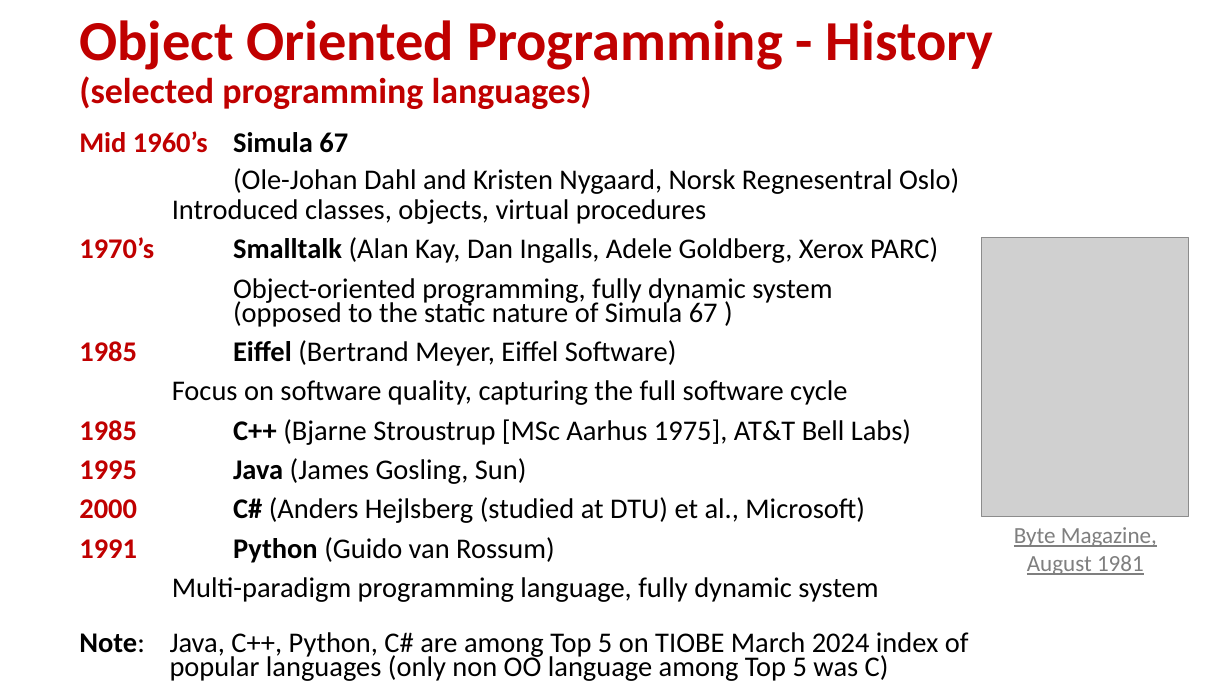
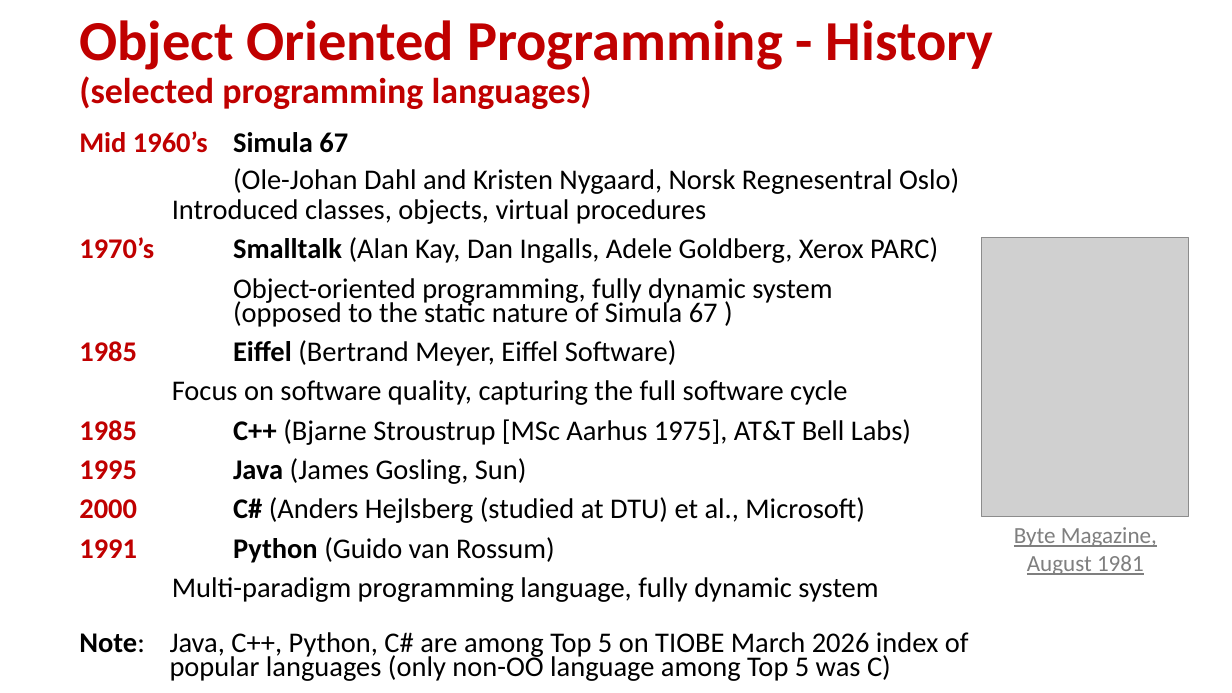
Before and after one commit to gsbrodal/gsbrodal.github.io, a slide deck: slide 3 of ipsa/slides/classes.pptx. Drawn at 1232x693 pixels with LibreOffice and Linux fonts; fonts in the diff are those of the drawing; grey boxes stand for pictures. Boxes give left, top, right and bottom in pixels: in the first picture for what was removed or moved away, otherwise in the second. Text is boxed around its words. In the diff, an @@ line names an element or a change of style, - is before the commit and + after.

```diff
--- a/ipsa/slides/classes.pptx
+++ b/ipsa/slides/classes.pptx
@@ text at bbox=[79, 632, 969, 681]: text changed @@
-  Note: Java, C++, Python, C# are among Top 5 on TIOBE March 2024 index of popular languages (only non OO language among Top 5 was C)
+  Note: Java, C++, Python, C# are among Top 5 on TIOBE March 2026 index of popular languages (only non-OO language among Top 5 was C)
```
Also in this commit, not shown: 2 other slides changed, 5 other files.
